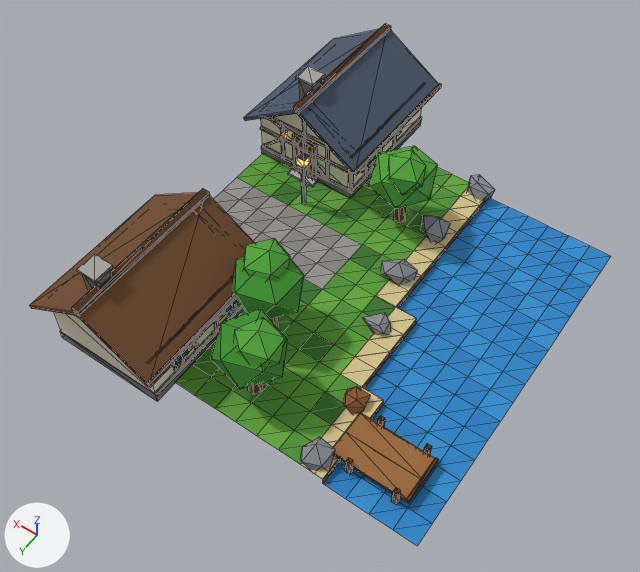
The glTF model assets/models/town/chunk_0_2.glb: old version first, new version second.
The view is the same before and after, from a 50 mm lens placed at (-4.1, -20.4, 29.3), pointed at (8.7, -38.4, 1.1). Lighting does not change. The marker at lower left points along +X, +Y and +Z. The picture after the commit comes second. Mesh edges are drawn as thin lines. Vertices at exactly the same position are counted once.

Before the edit, the objects in view are built like this:
```python
me_chunk_0_2 = bpy.data.meshes.new('chunk_0_2')
me_chunk_0_2.from_pydata(...)  # 1595 vertices, 2498 faces; spans x 0.0..16.5, y -50.5..-30.5, z -0.5..4.9
me_chunk_0_2.materials.append(mat_water)
me_chunk_0_2.materials.append(mat_water_c)
me_chunk_0_2.materials.append(mat_water_b)
me_chunk_0_2.materials.append(mat_cliff)
me_chunk_0_2.materials.append(mat_grass_b)
me_chunk_0_2.materials.append(mat_grass_c)
me_chunk_0_2.materials.append(mat_grass_a)
me_chunk_0_2.materials.append(mat_grass_dark)
me_chunk_0_2.materials.append(mat_cliff_dark)
me_chunk_0_2.materials.append(mat_cobble_b)
me_chunk_0_2.materials.append(mat_cobble_a)
me_chunk_0_2.materials.append(mat_sand)
me_chunk_0_2.materials.append(mat_rock)
me_chunk_0_2.materials.append(mat_wood)
me_chunk_0_2.materials.append(mat_wood_dark)
me_chunk_0_2.materials.append(mat_stone)
me_chunk_0_2.materials.append(mat_stone_light)
me_chunk_0_2.materials.append(mat_stone_dark)
me_chunk_0_2.materials.append(mat_iron)
me_chunk_0_2.materials.append(mat_gold)
me_chunk_0_2.materials.append(mat_timber)
me_chunk_0_2.materials.append(mat_glass)
me_chunk_0_2.materials.append(mat_roof_slate)
me_chunk_0_2.materials.append(mat_glow)
me_chunk_0_2.materials.append(mat_flower_y)
me_chunk_0_2.materials.append(mat_leaf_b)
me_chunk_0_2.materials.append(mat_flower_w)
me_chunk_0_2.materials.append(mat_flower_p)
me_chunk_0_2.materials.append(mat_flower_r)
me_chunk_0_2.materials.append(mat_trunk)
me_chunk_0_2.materials.append(mat_leaf_a)
me_chunk_0_2.materials.append(mat_plaster)
me_chunk_0_2.materials.append(mat_roof_brown)
ob_chunk_0_2 = bpy.data.objects.new('chunk_0_2', me_chunk_0_2)
ob_chunk_0_2.location = (0.0, 0.0, 0.0)
```
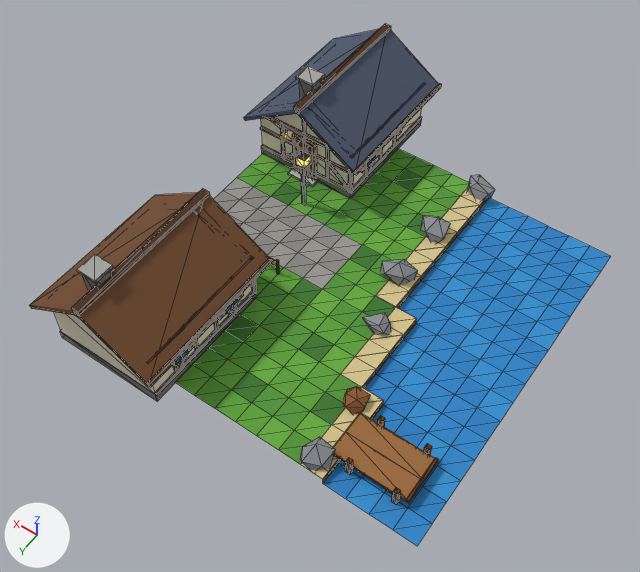
What changed in the scene script:
```text
Change me_chunk_0_2:
    used by ob_chunk_0_2; location = (0.0, 0.0, 0.0)
    remove me_chunk_0_2.from_pydata(...)  # 1595 vertices, 2498 faces; spans x 0.0..16.5, y -50.5..-30.5, z -0.5..4.9
    add me_chunk_0_2.from_pydata(...)  # 1487 vertices, 2318 faces; spans x 0.0..16.5, y -50.5..-30.5, z -0.5..4.9
    me_chunk_0_2 part 1: 9 loose pieces with 108 vertices, spanning x 6.9..11.0, y -45.7..-32.3, z 0.0..4.4, are deleted
    me_chunk_0_2 part 2
    3 vertices are removed from x 12.3..14.8, y -44.0..-43.9, z 0.6..1.5
    23 faces are deleted
    11 vertices in x 12.3..16.0, y -44.0..-43.9, z 0.5..1.6 move by (-1.3, 0.0, 0.0)
    2 vertices move within x 13.5, y -44.0..-43.9, z 1.5
    3 vertices are added at (12.2, -43.9, 1.5), (12.2, -44.0, 1.5), (11.0, -44.0, 0.6)
    23 new faces join them, mat_timber
    other edits to the shape of me_chunk_0_2 do not show in these pictures
    remove me_chunk_0_2.materials.append(mat_trunk)
    remove me_chunk_0_2.materials.append(mat_leaf_a)
```

Changed parts and their boxes [x1, y1, x2, y2] in the pictures (640 x 572 px; the box of a moved part takes in the faces that stretch with it):
part 1 of me_chunk_0_2, deleted (green): before [211, 146, 438, 395]
part 2 of me_chunk_0_2, moved or reshaped: before [262, 137, 401, 189]; after [283, 137, 401, 190]
